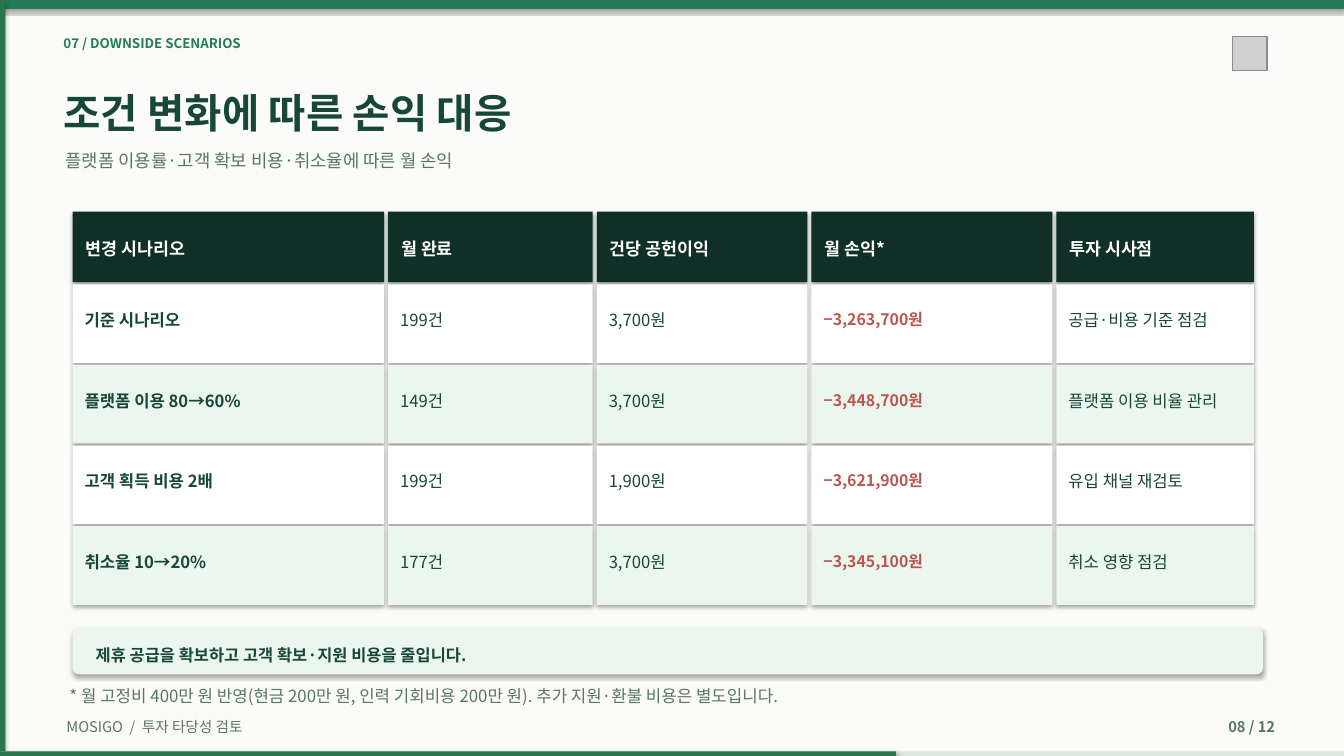
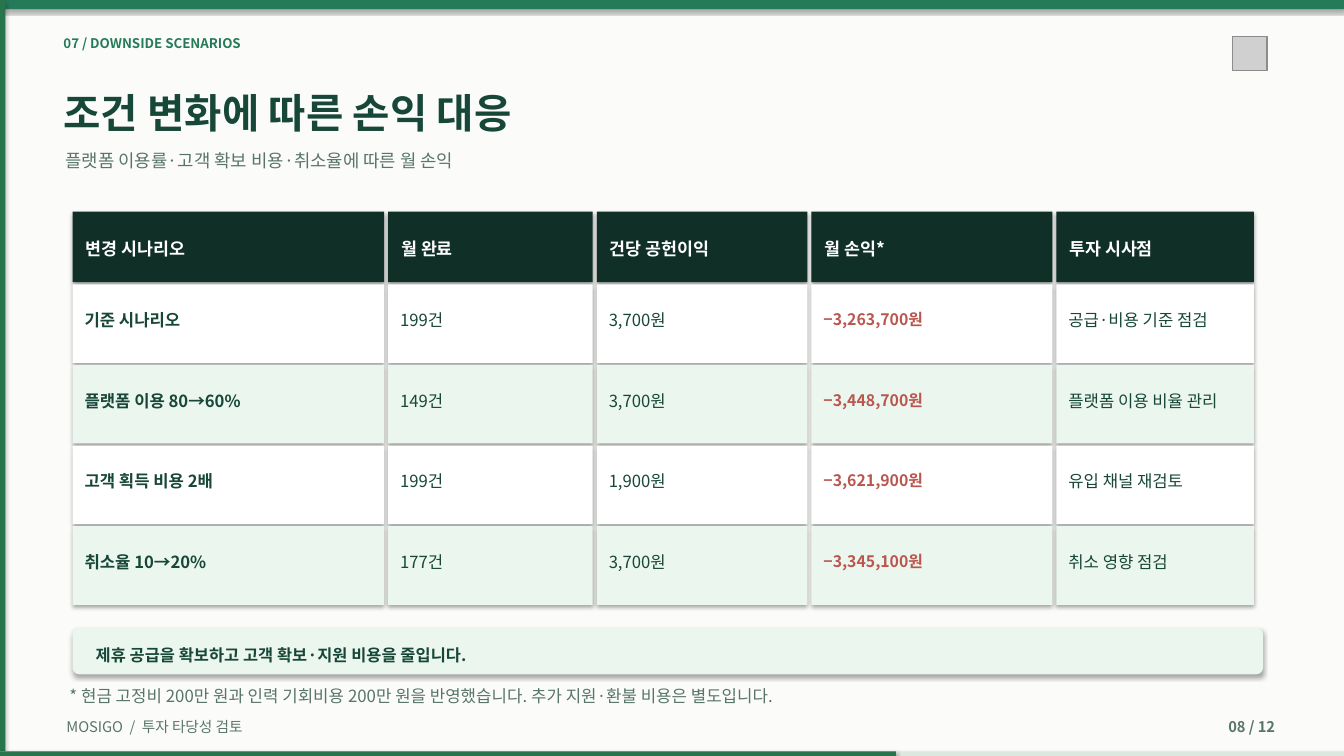
Before and after one commit to dohyunkimmm/mosigo-case-study, a slide deck: slide 8 of downloads/MOSIGO_IR_Investment_Review_12slides.pptx. Drawn at 1344x756 pixels with LibreOffice and Linux fonts; fonts in the diff are those of the drawing; grey boxes stand for pictures. Boxes give left, top, right and bottom in pixels: in the first picture for what was removed or moved away, otherwise in the second. Text is boxed around its words. In the diff, an @@ line names an element or a change of style, - is before the commit and + after.

```diff
--- a/downloads/MOSIGO_IR_Investment_Review_12slides.pptx
+++ b/downloads/MOSIGO_IR_Investment_Review_12slides.pptx
@@ text at (x1=81, y1=688, x2=773, y2=704): text changed @@
-* 월 고정비 400만 원 반영(현금 200만 원, 인력 기회비용 200만 원). 추가 지원·환불 비용은 별도입니다.
+* 현금 고정비 200만 원과 인력 기회비용 200만 원을 반영했습니다. 추가 지원·환불 비용은 별도입니다.
```
Also in this commit, not shown: 2 other slides changed, 18 other files.
